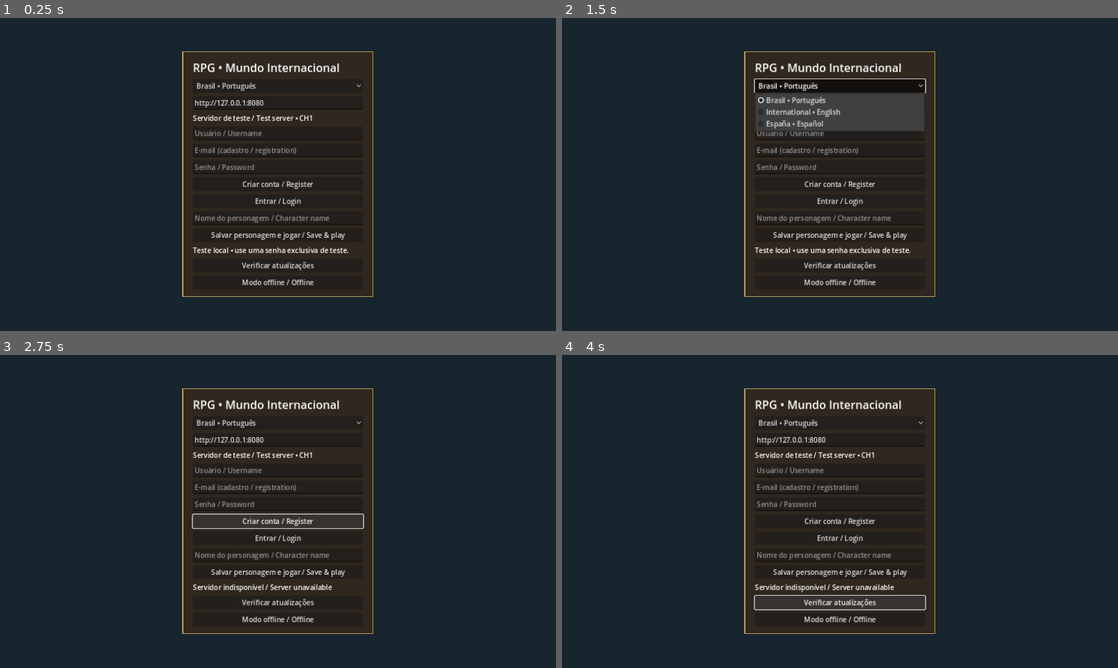
Above: before the commit, frames 1-4 (two rows, left to right).
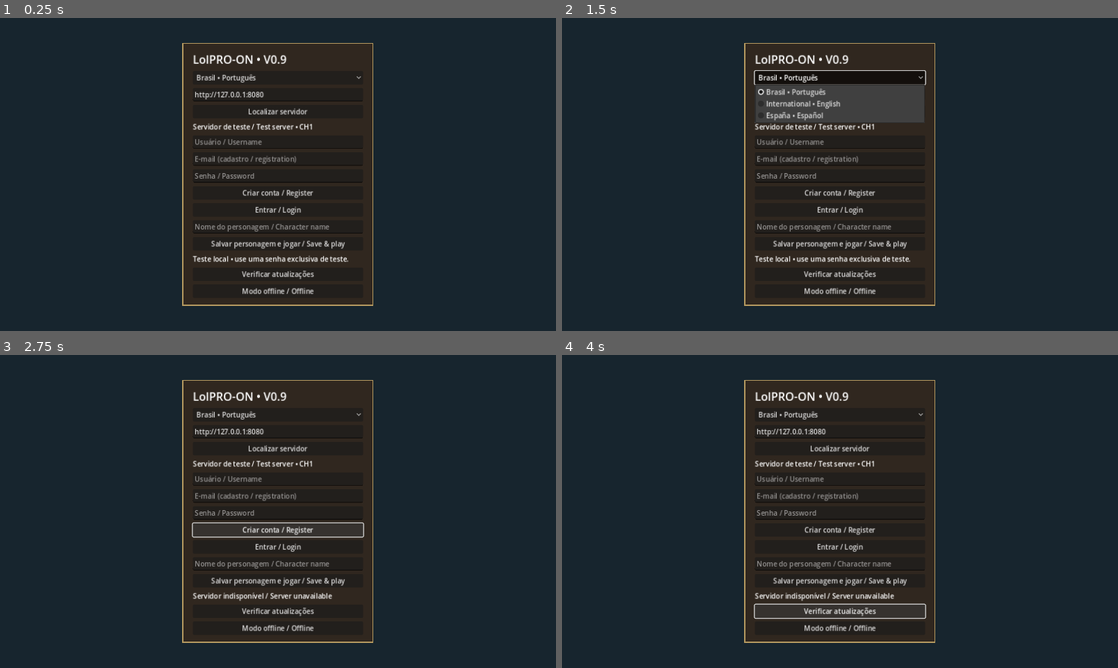
Above: after the commit, the same moments.

Repository: lolprogif/LolPRO-ON
Game: Godot game, scene res://Login.tscn
The game is run twice, just before and just after one commit, with the same random seed, the same clock (stepped at 60 frames per second) and the same inputs.
Inputs (mouse positions are in pixels of both pictures, inside the frame that each line leads up to):
- Up to frame 1 (0.25 s): no input
- Up to frame 2 (1.5 s): click (840, 111) at 0.5 s, where only the run after the commit has a clickable "Localizar servidor"; click "Brasil • Português" at 1.25 s
- Up to frame 3 (2.75 s): click "Criar conta / Register" at 2 s
- Up to frame 4 (4 s): click "Entrar / Login" at 2.75 s; click "Verificar atualizações" at 3.5 s

The runs differ from the first frame. In frame 1, 7.3% of the frame differs, in the area x 32-68%, y 8-92%; in frame 2, 9.0%; in frame 3, 7.8%; in frame 4, 7.6%.

Commit message:
V0.9: descoberta de servidor na rede local

Diff:
--- a/login.gd
+++ b/login.gd
@@ -11,6 +11,8 @@
 var settings := ConfigFile.new()
 var language: OptionButton
 var title_label: Label
+var discovery := PacketPeerUDP.new()
+var discovery_left := 0.0
 func _ready():
 	add_child(req)
 	req.timeout = 12
@@ -38,7 +40,7 @@
 	v.add_theme_constant_override("separation",8)
 	panel.add_child(v)
 	title_label = Label.new()
-	title_label.text = "RPG • Mundo Internacional"
+	title_label.text = "LolPRO-ON • V0.9"
 	title_label.add_theme_font_size_override("font_size",26)
 	v.add_child(title_label)
 	language = OptionButton.new()
@@ -47,6 +49,7 @@
 	endpoint = field(v,"Servidor / Server","http://127.0.0.1:8080" if not OS.has_feature("mobile") else "http://192.168.1.100:8080")
 	settings.load("user://login.cfg")
 	endpoint.text = str(settings.get_value("login","server",endpoint.text))
+	button(v,"Localizar servidor",find_server)
 	var channel := Label.new()
 	channel.text = "Servidor de teste / Test server • CH1"
 	v.add_child(channel)
@@ -69,6 +72,35 @@
 	button(v,"Modo offline / Offline",func():
 		get_tree().remove_meta("online_endpoint")
 		get_tree().change_scene_to_file("res://World.tscn"))
+	if OS.has_feature("mobile"):
+		find_server()
+func find_server():
+	if not OS.has_feature("mobile"):
+		endpoint.text = "http://127.0.0.1:8080"
+		return
+	discovery.close()
+	if discovery.bind(0) != OK:
+		status.text = "Não foi possível procurar o servidor."
+		return
+	discovery.set_broadcast_enabled(true)
+	discovery.set_dest_address("255.255.255.255",8081)
+	discovery.put_packet("LOLPRO_DISCOVER_V1".to_utf8_buffer())
+	discovery_left = 4.0
+	status.text = "Procurando servidor na rede local..."
+func _process(delta):
+	if discovery_left <= 0.0: return
+	discovery_left -= delta
+	while discovery.get_available_packet_count() > 0:
+		var packet := discovery.get_packet()
+		if packet.get_string_from_utf8() == "LOLPRO_SERVER_V1":
+			endpoint.text = "http://" + discovery.get_packet_ip() + ":8080"
+			status.text = "Servidor localizado. Confira o endereço antes de entrar."
+			discovery_left = 0.0
+			discovery.close()
+			return
+	if discovery_left <= 0.0:
+		discovery.close()
+		status.text = "Servidor não localizado. Confira o Wi-Fi ou informe o IP manualmente."
 func field(v: VBoxContainer,hint: String,value: String = "") -> LineEdit:
 	var f := LineEdit.new()
 	f.placeholder_text = hint
